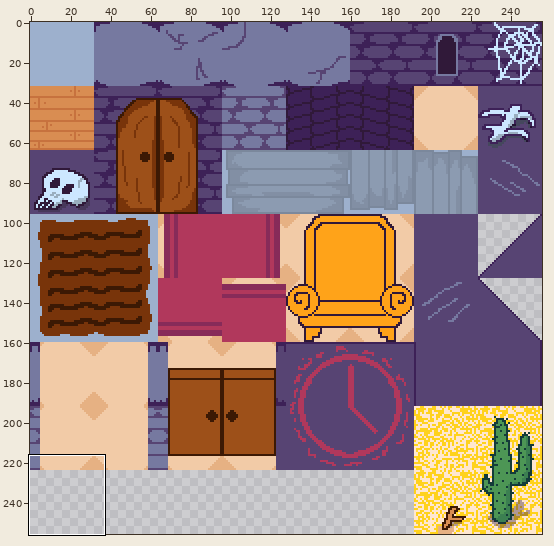
File history of a sprite sheet, assets/main_tilemap.png. Above, an overview of the earlier version with the close-up marked.
Close-up. As it was:
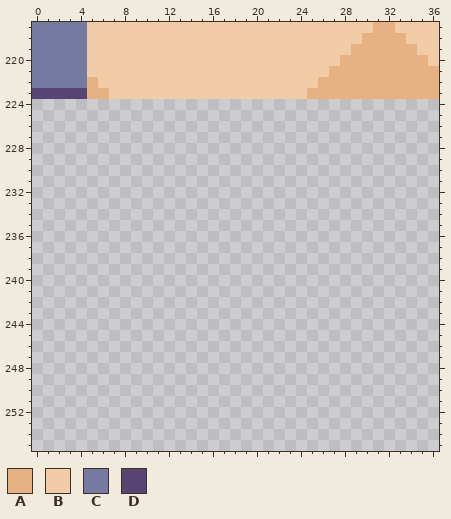
The file is 256x256 pixels. Shown: x 0..36, y 217..255.
Palette (. is transparent): A #e6b183  B #f2cba7  C #7679a0  D #574473
Pixels before, first column x 0:
217 CCCCCBBBBBBBBBBBBBBBBBBBBBBBBBBAABBBB
218 CCCCCBBBBBBBBBBBBBBBBBBBBBBBBBAAAABBB
219 CCCCCBBBBBBBBBBBBBBBBBBBBBBBBAAAAAABB
220 CCCCCBBBBBBBBBBBBBBBBBBBBBBBAAAAAAAAB
221 CCCCCBBBBBBBBBBBBBBBBBBBBBBAAAAAAAAAA
222 CCCCCABBBBBBBBBBBBBBBBBBBBAAAAAAAAAAA
223 DDDDDAABBBBBBBBBBBBBBBBBBAAAAAAAAAAAA
The result:
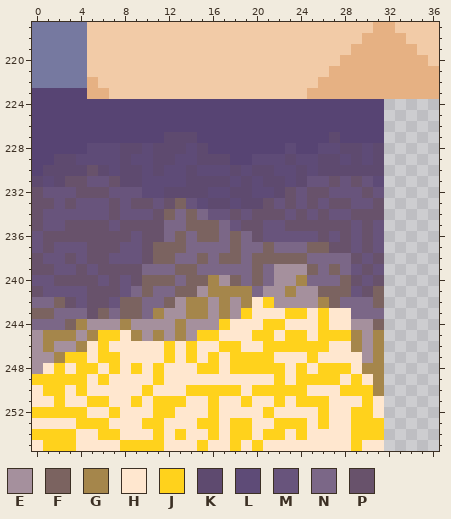
Colours new in this view: E #a5909d  F #7b6360  G #a5864b  H #ffe7cf  J #ffd21c  K #5e4a6f  L #5e4b77  M #68547c  N #7b6787  P #68526b
Change:
Changed rows in their new state; - is an unchanged pixel.
first column x 0:
224 DDDDDDDDDDDDDDDDDDDDDDDDDDDDDDDD
225 DDDDDDDDDDDDDDDDDDDDDDDDDDDDDDDD
226 DDDDDDDDDDDDDDDDDDDDDDDDDDDDDDDD
227 DDDDDDDDDDDDKKKDDDDDDDDDDDDKDDDD
228 DDDDDLLLKKLKKKLKDDDDDDDLDDLLKKLK
229 DDKKLLLLKLLKKLLKKKDDLLLKLLKKLKLK
230 DKKKKPKLKKLKLLKLLLKLKKLLKLKKKKKK
231 KLKPPMMPKKLLLLKKKKLKLKKLKMMPMPML
232 PMMMPPPMMMLLKKKKLLKKLLKPMPPMMMPM
233 PPMPMMMPMPPMPFMLKKLKKPMPMPMPPMMP
234 PMMMMMMPMMMPFNFNMMPMPPPMPMPMMPPP
235 PMMPPPPMPPPPNNFFFNMPPMMPPPPPPMPM
236 MPPPPPPPPMPPNFNFFNFNPMMMMMPMPMPM
237 MPMMMPPPMMPFFFNNNNFNNFNNNFFPPMPM
238 PMMPMPPMMMPFFNNFNFFNFFFFFNNNNPMP
239 PPMMPMPPPPNNNFFNNNNNFNEEEFNFNMPM
240 MMPPPPMPMPFFFNFFGEFNFNEEGNNNFPMP
241 PMMMMPPPMNFNNFFEGGGGNEEGEEFFFMPF
242 NNFPMPPMFFNNFEGGEGEGHJEEEEGFNNNF
243 FFNNNPFNFFNGEEGGEGEJHHHJJHJHHNNN
244 NNNFGEEEGEEEEGEEEJHHHJJHHHJHHEEF
245 EGGGEGJJHGEGEGEJJHHHJJHJJHJJJGEG
246 EGEEGHJHHHHHJHJHHJJHHJJJJJJHHGEG
247 EEGJJHJJHHHHJHJHJHJJJJHHHJHHHHEG
248 EHJHJJHJHJHJHHHJJHJJJJJHJHJJJHGG
249 JJJJJHJHHHHJHHHHHHHHHHJHJJJJHJHG
250 HJJHJHHHHHJHHHJJJJJHJJJJJHHHJJJG
251 HHJHHJJHHJHJJJHHJHHJHHJHJJJHHHJH
252 JJJJJHHJHHHJJHHHJHHHHJHHHHJHHJJH
253 HHHHJJJHHHJJHHHJJHJJHHJJJHJHHJJJ
254 JJJJHHJJHHHJHJHHJHJJHJJHJHHHHJJJ
255 HJJJHHHHJJJJHHHJHHJHJHHHHHHHHJHH
